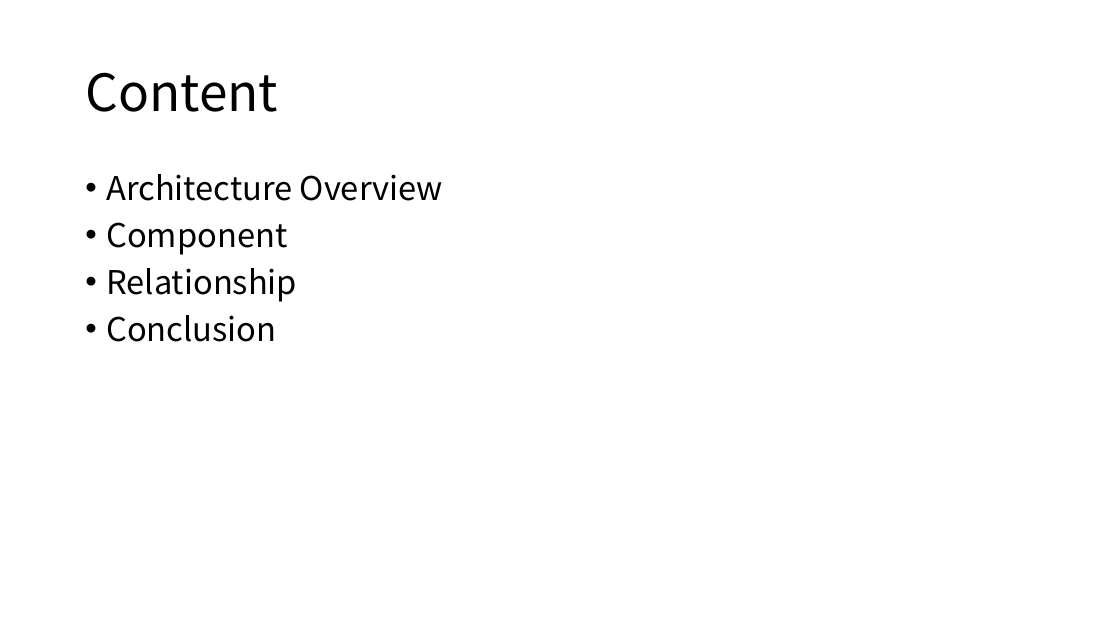
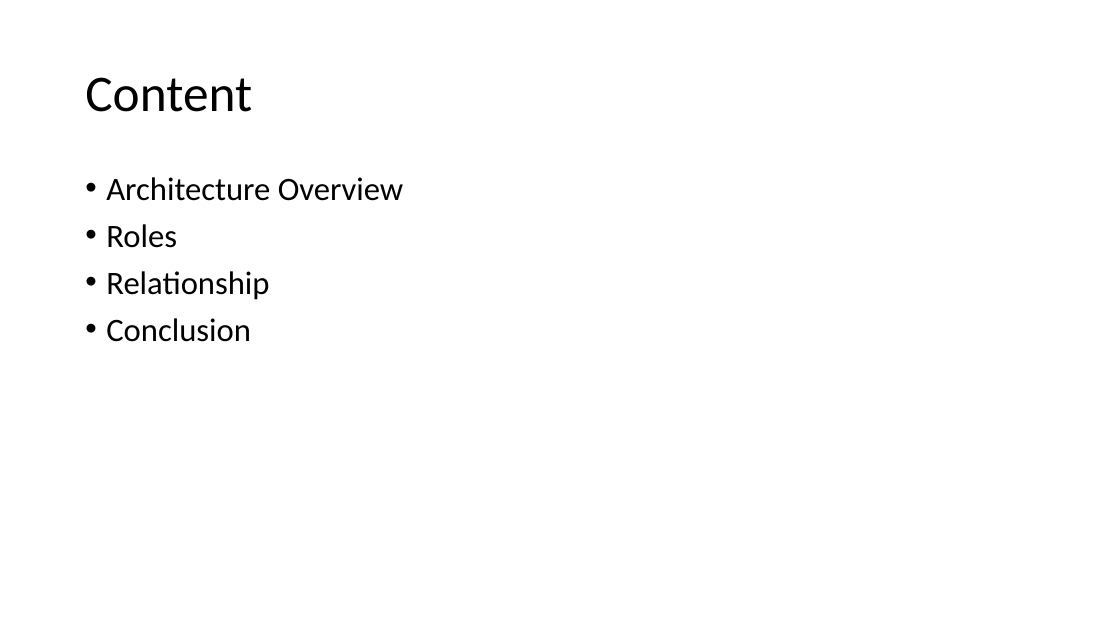
Before and after one commit to freekatz/Blockchain-Notes, a slide deck: slide 2 of fabric notes/【2020.12.26】Fabric Network Runtime Architecture.pptx. Drawn at 1120x630 pixels with LibreOffice and Linux fonts; fonts in the diff are those of the drawing. Boxes give left, top, right and bottom in pixels: in the first picture for what was removed or moved away, otherwise in the second. Text is boxed around its words. In the diff, an @@ line names an element or a change of style, - is before the commit and + after.

```diff
--- a/fabric notes/【2020.12.26】Fabric Network Runtime Architecture.pptx
+++ b/fabric notes/【2020.12.26】Fabric Network Runtime Architecture.pptx
@@ title "Content" at box(85, 77, 252, 112): font Noto Sans CJK SC to Calibri @@
@@ text at box(106, 177, 403, 342): font Noto Sans CJK SC to Calibri in "Architecture Overview", "Relationship", "Conclusion" @@
@@ text at box(106, 224, 177, 248): text changed; font Noto Sans CJK SC to Calibri @@
-• Component
+• Roles
```
Also in this commit, not shown: 24 other slides changed, 2 slides added, 6 other files.
